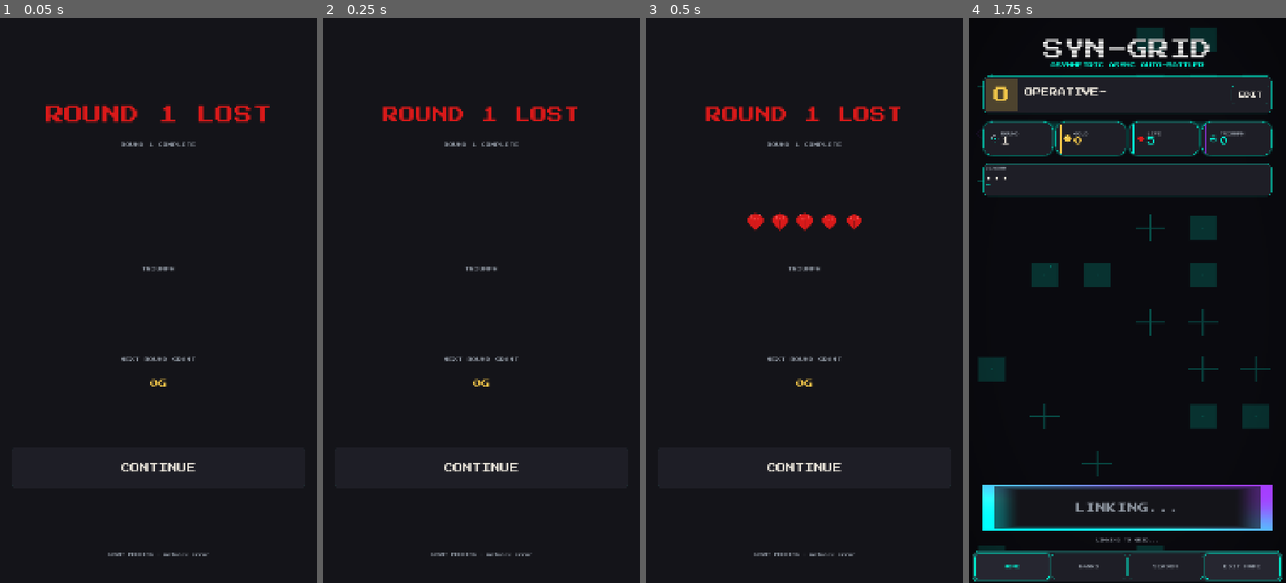
Above: before the commit, frames 1-4 (left to right).
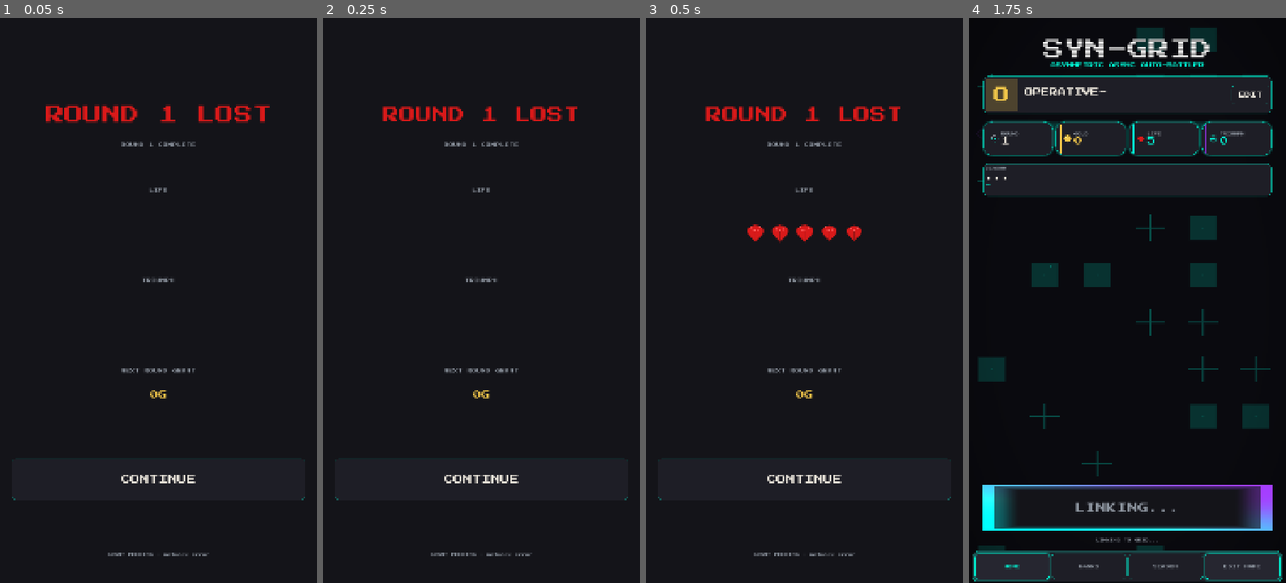
Above: after the commit, the same moments.

Repository: nomotomo/syn-grid-client
Game: Godot game, scene res://scenes/round_end/RoundEndScene.tscn
Same seed, same stepped clock (60 frames per second), same inputs: the game is played once before the commit and once after it. This scene is started directly instead of the project's main scene. Sound files missing from this copy of the repository are replaced by a short silence.
Inputs:
- Up to frame 1 (0.05 s): no input
- Up to frame 2 (0.25 s): no input
- Up to frame 3 (0.5 s): no input
- Up to frame 4 (1.75 s): click "CONTINUE" at 0.5 s; click "< HUB" at 1.25 s

The runs differ from the first frame. In frame 1, 1.0% of the frame differs, in the area x 3-97%, y 30-86%; in frame 2, 1.0%; in frame 3, 1.9%; in frame 4, nothing differs.

Commit message:
Add LIFE caption above hearts row on RoundEndScene.
Closes #12.

Co-authored-by: Cursor <cursoragent@cursor.com>

Diff:
--- a/scenes/round_end/RoundEndScene.gd
+++ b/scenes/round_end/RoundEndScene.gd
@@ -31,6 +31,7 @@
 @onready var _background: ColorRect = %Background
 @onready var _banner: Label = %Banner
 @onready var _round_caption: Label = %RoundCaption
+@onready var _life_caption: Label = %LifeCaption
 @onready var _hearts_row: HBoxContainer = %HeartsRow
 @onready var _triumph_caption: Label = %TriumphCaption
 @onready var _orbs_row: HBoxContainer = %OrbsRow
@@ -87,20 +88,22 @@
 	_banner.size = Vector2(size.x - 80.0, 120.0)
 	_round_caption.position = Vector2(40.0, size.y * 0.22)
 	_round_caption.size = Vector2(size.x - 80.0, 32.0)
-	_hearts_row.position = Vector2(40.0, size.y * 0.34)
+	_life_caption.position = Vector2(40.0, size.y * 0.30)
+	_life_caption.size = Vector2(size.x - 80.0, 32.0)
+	_hearts_row.position = Vector2(40.0, size.y * 0.36)
 	_hearts_row.size = Vector2(size.x - 80.0, heart_size)
-	_triumph_caption.position = Vector2(40.0, size.y * 0.44)
+	_triumph_caption.position = Vector2(40.0, size.y * 0.46)
 	_triumph_caption.size = Vector2(size.x - 80.0, 32.0)
-	_orbs_row.position = Vector2(40.0, size.y * 0.48)
+	_orbs_row.position = Vector2(40.0, size.y * 0.50)
 	_orbs_row.size = Vector2(size.x - 80.0, orb_size)
-	_payout_caption.position = Vector2(40.0, size.y * 0.60)
+	_payout_caption.position = Vector2(40.0, size.y * 0.62)
 	_payout_caption.size = Vector2(size.x - 80.0, 32.0)
-	_payout_value.position = Vector2(40.0, size.y * 0.64)
+	_payout_value.position = Vector2(40.0, size.y * 0.66)
 	_payout_value.size = Vector2(size.x - 80.0, 48.0)
 	var button_w := size.x - 80.0
-	_continue_button.position = Vector2(40.0, size.y * 0.76)
+	_continue_button.position = Vector2(40.0, size.y * 0.78)
 	_continue_button.size = Vector2(button_w, 140.0)
-	_new_run_button.position = Vector2(40.0, size.y * 0.76)
+	_new_run_button.position = Vector2(40.0, size.y * 0.78)
 	_new_run_button.size = Vector2(button_w, 140.0)
 
 func _run_ceremony() -> void:
--- a/scenes/round_end/RoundEndScene.tscn
+++ b/scenes/round_end/RoundEndScene.tscn
@@ -30,6 +30,14 @@
 theme_override_font_sizes/font_size = 16
 horizontal_alignment = 1
 text = "ROUND 1"
+
+[node name="LifeCaption" type="Label" parent="."]
+unique_name_in_owner = true
+mouse_filter = 2
+theme_type_variation = &"CaptionLabel"
+theme_override_font_sizes/font_size = 16
+horizontal_alignment = 1
+text = "LIFE"
 
 [node name="HeartsRow" type="HBoxContainer" parent="."]
 unique_name_in_owner = true
